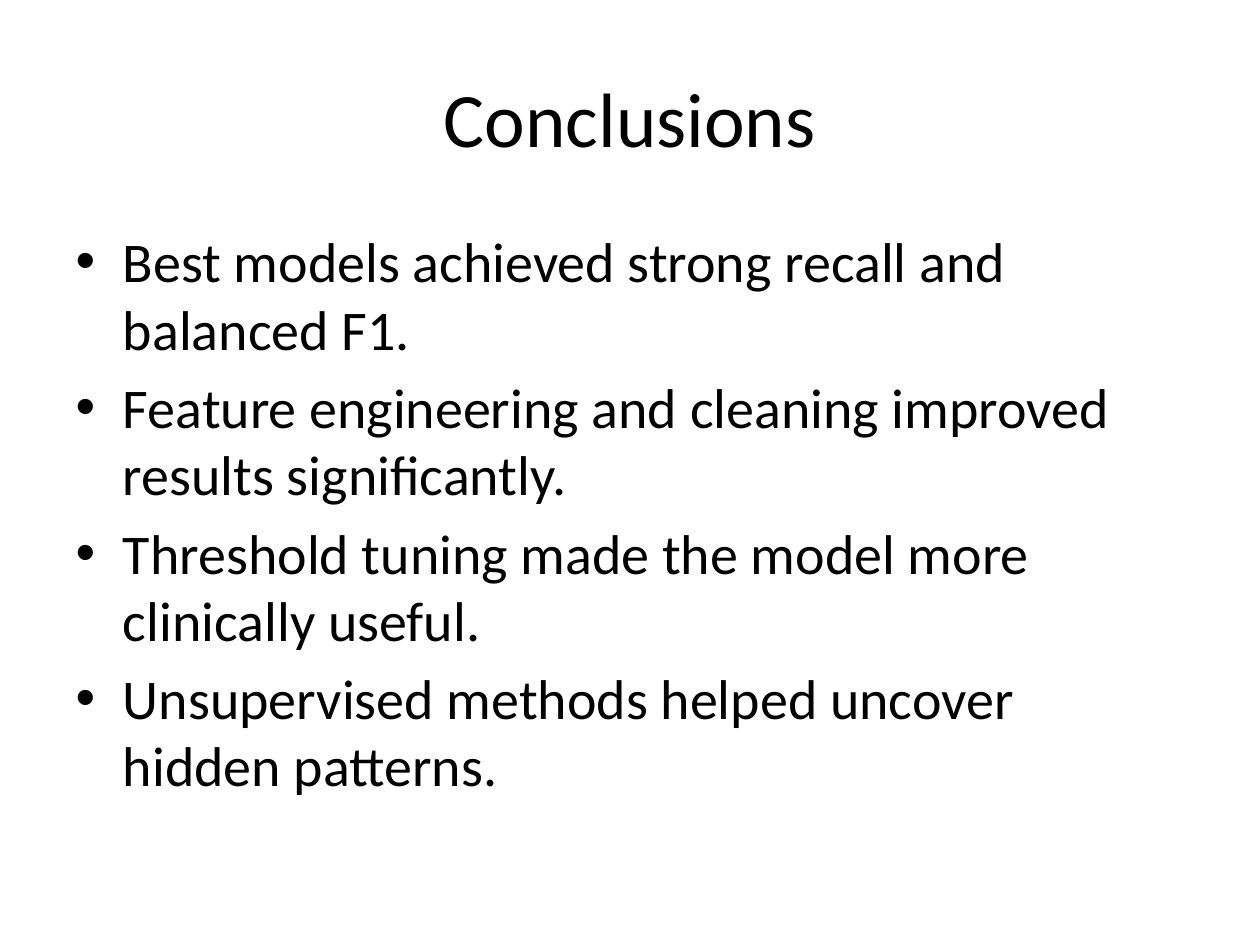
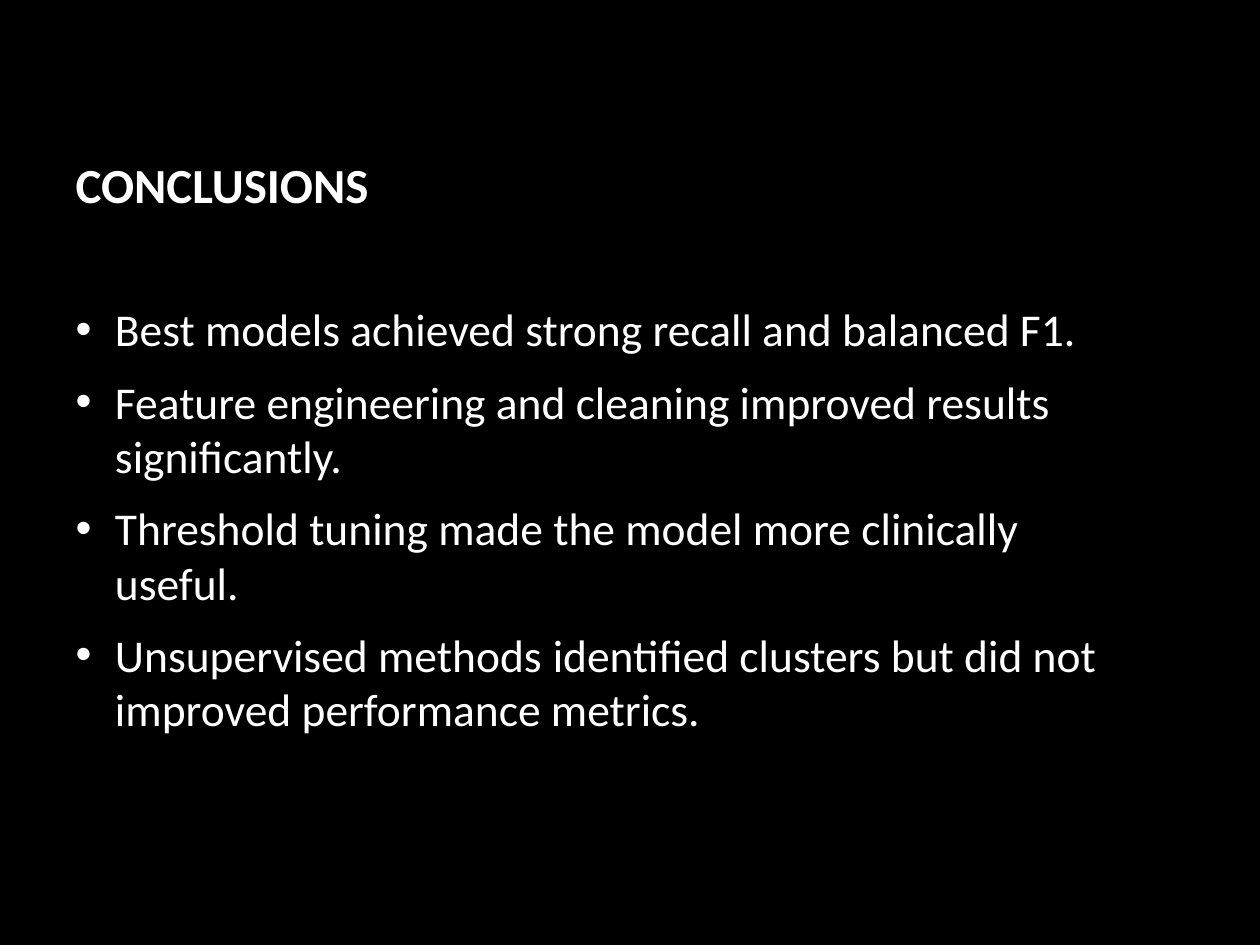
Before and after one commit to naveedakram83/diabetes-ml-2025, a slide deck: slide 22 of presentation/Diabetes_Prediction_Presentation.pptx (slide 16 before the commit). Drawn at 1260x945 pixels with LibreOffice and Linux fonts; fonts in the diff are those of the drawing; background and template pictures are left out. Boxes give left, top, right and bottom in pixels: in the first picture for what was removed or moved away, otherwise in the second. Text is boxed around its words. In the diff, an @@ line names an element or a change of style, - is before the commit and + after.

```diff
--- a/presentation/Diabetes_Prediction_Presentation.pptx
+++ b/presentation/Diabetes_Prediction_Presentation.pptx
@@ background #FFFFFF to picture (left out) @@
@@ title at (x1=76, y1=171, x2=369, y2=204): text changed; size 44 to 28 pt; text colour #000000 to #FFFFFF; bold on @@
-Conclusions
+CONCLUSIONS
@@ text "Best models achieved strong recall ..." moved from (x1=123, y1=243, x2=1109, y2=795) to (x1=115, y1=314, x2=1096, y2=734) @@
@@ text at (x1=115, y1=314, x2=1075, y2=601): size 32 to 26 pt, text colour #000000 to #FFFFFF in "Best models achieved strong recall and balanced ...", "Feature engineering and cleaning improved results significan ...", "Threshold tuning made the model more clinically ..."; indent changed; more space between paragraphs @@
@@ text at (x1=115, y1=640, x2=1096, y2=734): text changed; size 32 to 26 pt; text colour #000000 to #FFFFFF @@
-• Unsupervised methods helped uncover hidden patterns.
+• Unsupervised methods identified clusters but did not improved performance metrics.
```
Also in this commit, not shown: 14 other slides changed, 8 slides added, 3 slides removed, 6 other files.
